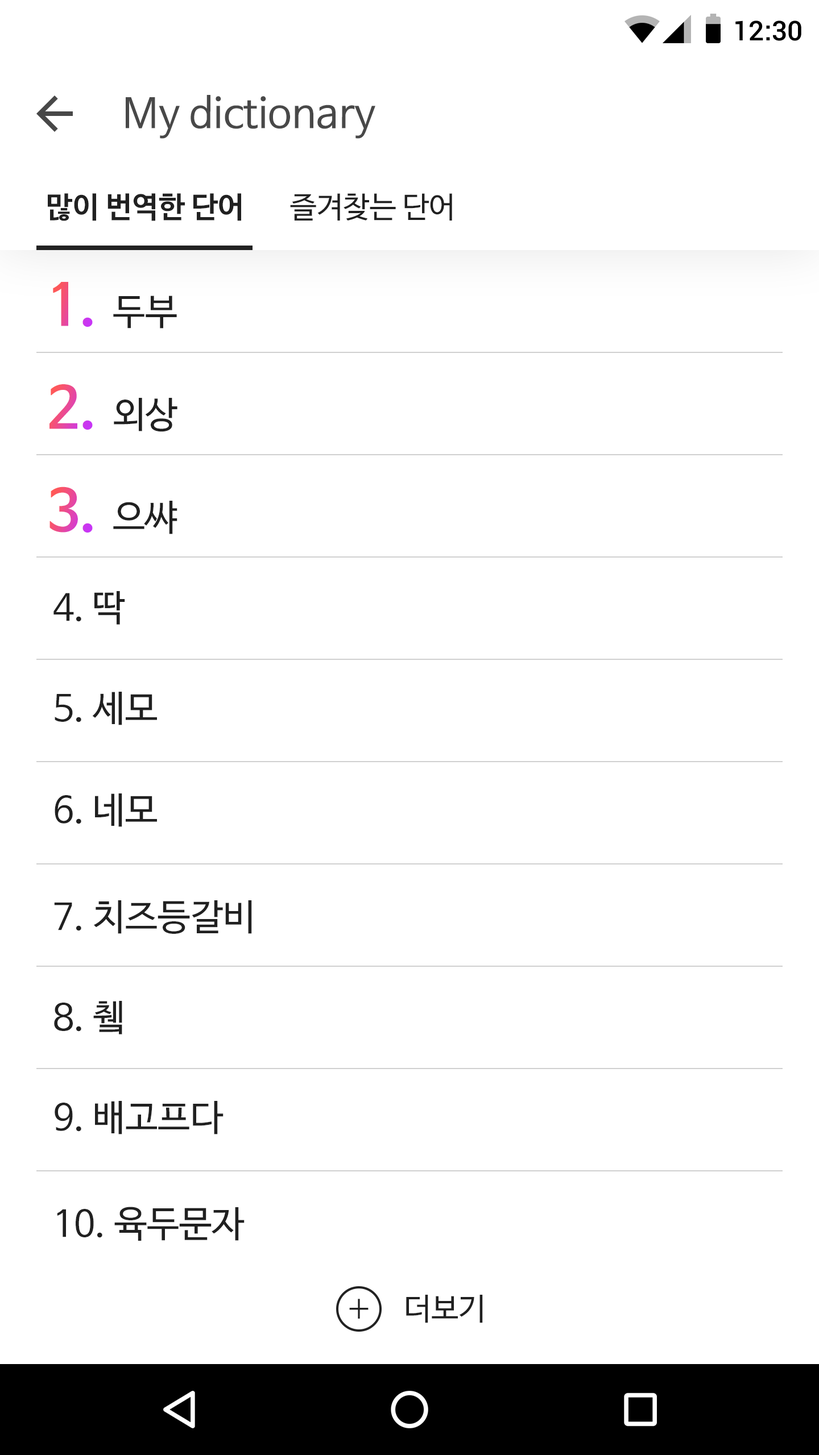
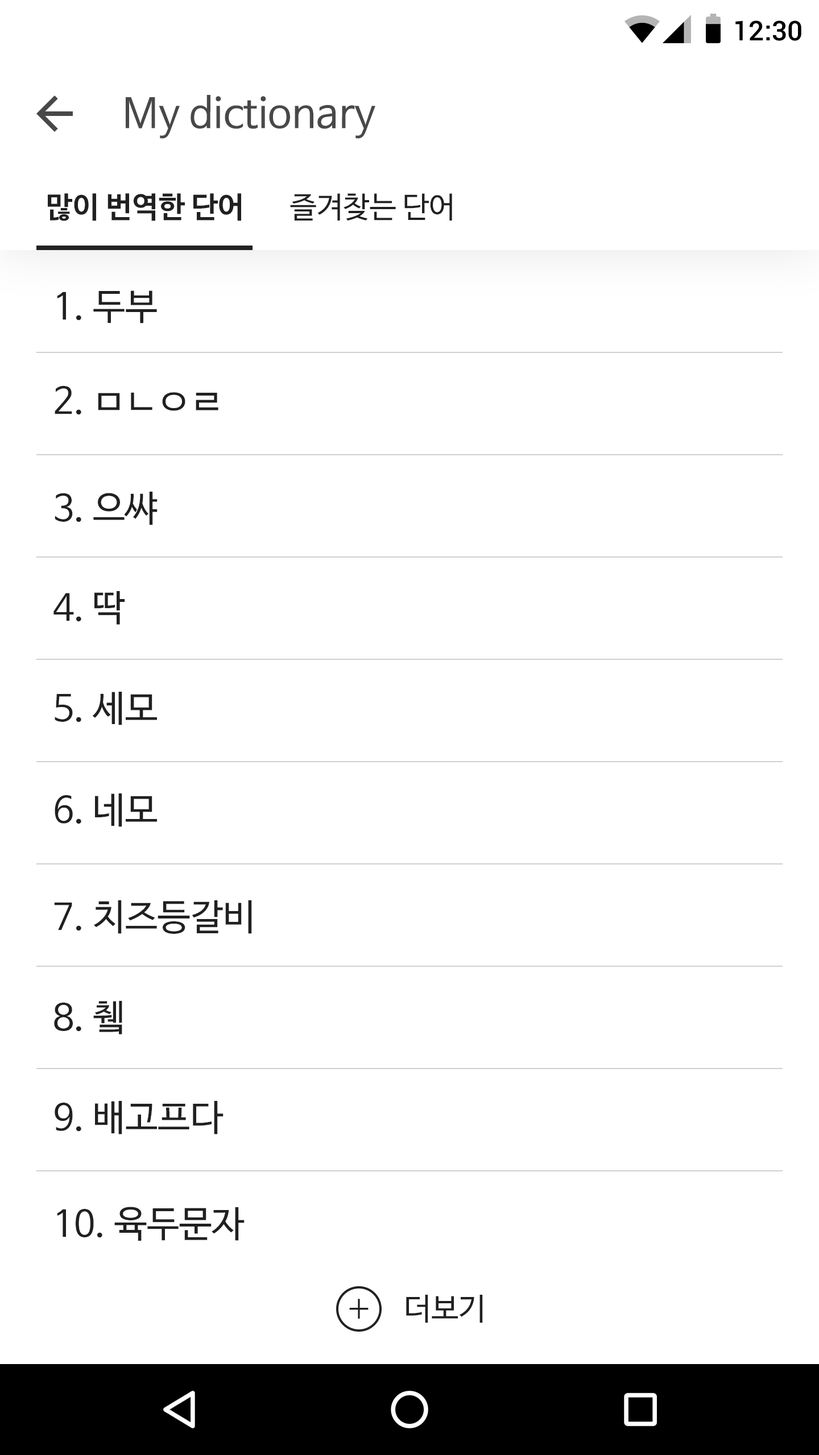
Comparing the layer stacks of the two (819, 1455) images. Changes:
removed group "그룹 1 복사 2" (2 layers) from group "Contents" over [49, 486, 178, 535]
removed layer "으쌰" from group "그룹 1 복사 2" over [113, 500, 178, 535]
removed layer "3." from group "그룹 1 복사 2" over [49, 486, 93, 533]
added layer "3. 으쌰" in group "Contents" over [54, 491, 158, 526]
removed group "그룹 1 복사" (2 layers) from group "Contents" over [49, 384, 178, 433]
removed layer "외상" from group "그룹 1 복사" over [113, 397, 178, 433]
removed layer "2." from group "그룹 1 복사" over [49, 384, 93, 430]
added layer "2. ㅁㄴㅇㄹ" in group "Contents" over [54, 386, 219, 415]
removed group "그룹 1" (2 layers) from group "Contents" over [52, 281, 177, 329]
removed layer "두부" from group "그룹 1" over [113, 295, 177, 329]
removed layer "1." from group "그룹 1" over [52, 281, 93, 327]
added layer "1. 두부" in group "Contents" over [56, 290, 157, 324]
